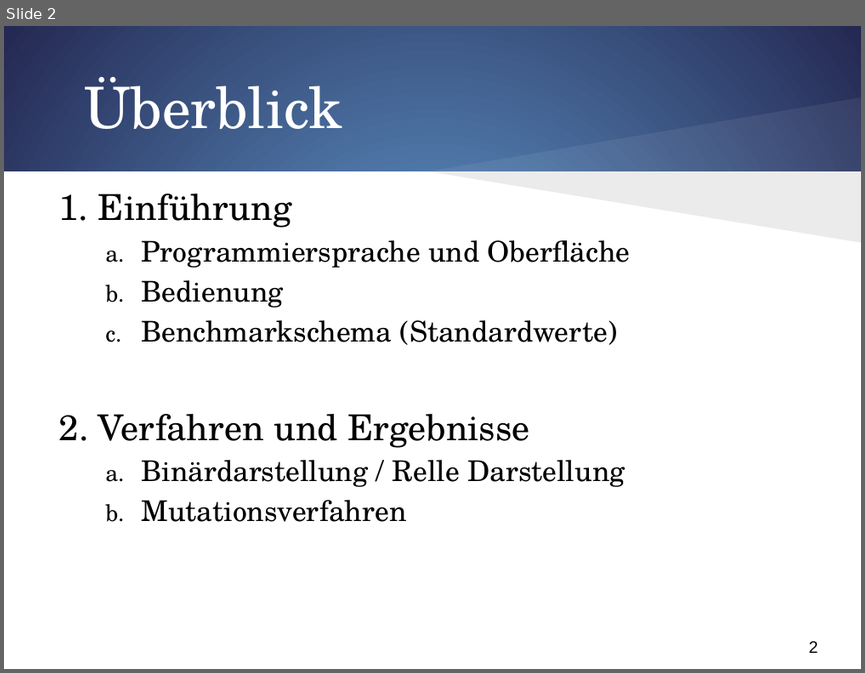
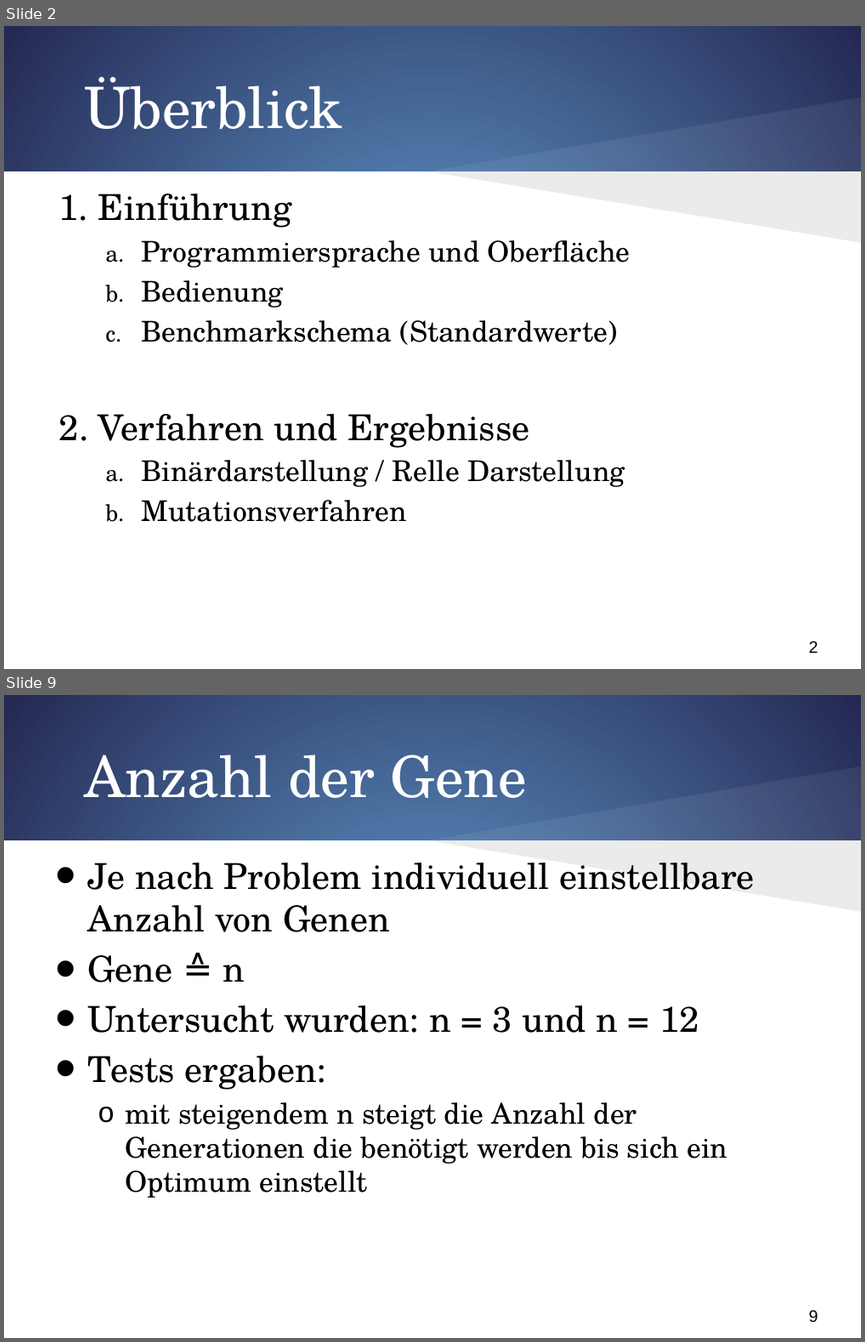
Before and after one commit to FalkoHilbert/evolotionaere-algorithmen, a slide deck: evolotionaereAlgorithmen/trunk/SystemOfEquations/Ergebnisse/Präsi/UI.pptx. Shown one above the other, each under a label of ours: slide 2 before the commit, slides 2 and 9 after it; the slides between them are not shown. The pictures are 865x673 and 865x1342 pixels, drawn with LibreOffice and Linux fonts; fonts in the diff are those of the drawing. Boxes give left, top, right and bottom in pixels: in the first picture for what was removed or moved away, otherwise in the second. Text is boxed around its words. In the diff, an @@ line names an element or a change of style, - is before the commit and + after.

```diff
--- a/evolotionaereAlgorithmen/trunk/SystemOfEquations/Ergebnisse/Präsi/UI.pptx
+++ b/evolotionaereAlgorithmen/trunk/SystemOfEquations/Ergebnisse/Präsi/UI.pptx
@@ slide 9 added at [4, 695, 861, 1338], background gradient #629DD1 to #242852; not listed: 4 template elements that a slide beside it also shows @@
@@ title added at [84, 755, 528, 798], 48 pt, text #FFFFFF @@
+Anzahl der Gene
@@ text added at [87, 862, 755, 1197], 30 pt, text #000000 @@
+• Je nach Problem individuell einstellbare Anzahl von Genen
+• Gene ≙ n
+• Untersucht wurden: n = 3 und n = 12
+• Tests ergaben:
+  o mit steigendem n steigt die Anzahl der Generationen die benötigt werden bis sich ein Optimum einstellt
```
Also in this commit, not shown: 25 other slides added, 3 other files.
